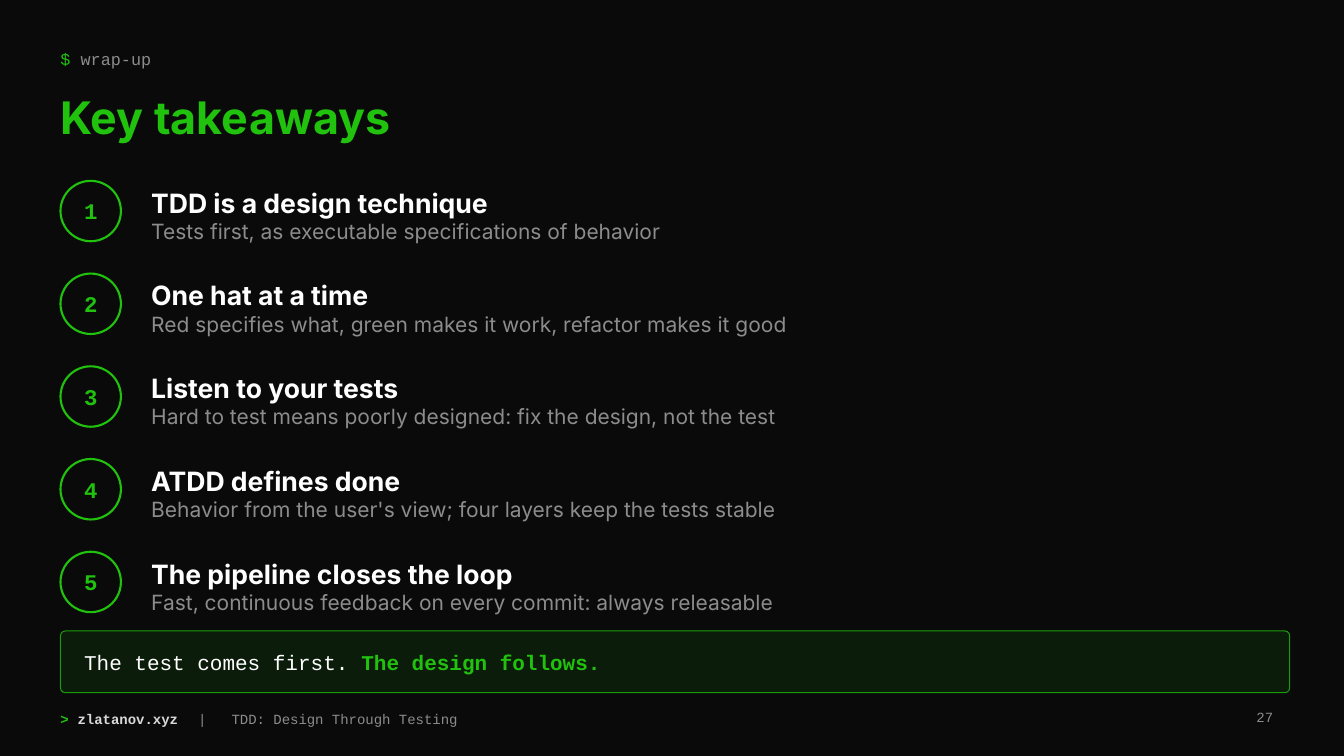
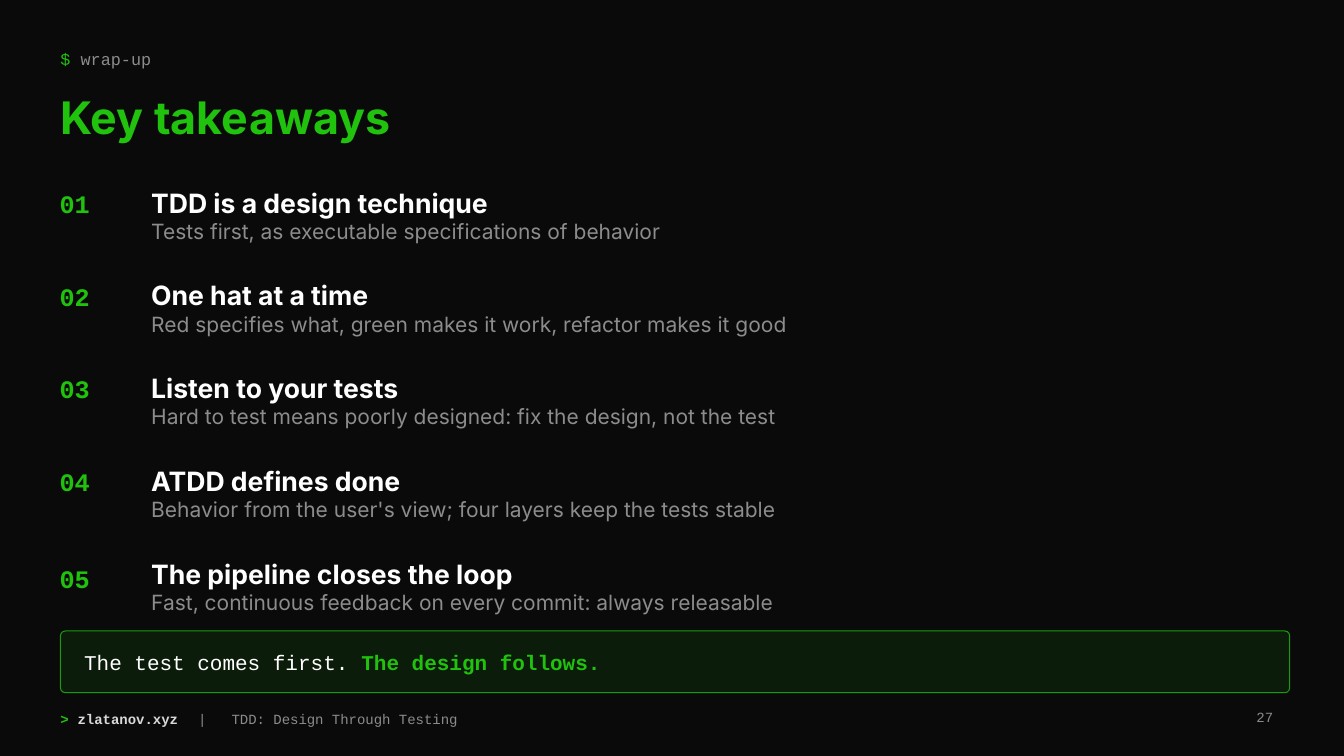
Before and after one commit to G2HJei/zlatanov.xyz, a slide deck: slide 27 of content/talks/tdd.odp. Drawn at 1344x756 pixels with LibreOffice and Linux fonts; fonts in the diff are those of the drawing; background and template pictures are left out. Boxes give left, top, right and bottom in pixels: in the first picture for what was removed or moved away, otherwise in the second. Text is boxed around its words. In the diff, an @@ line names an element or a change of style, - is before the commit and + after.

```diff
--- a/content/talks/tdd.odp
+++ b/content/talks/tdd.odp
@@ ellipse removed at [60, 180, 121, 241] @@
@@ text added at [60, 196, 90, 213], 18 pt, text #20C20E, bold @@
+01
@@ text removed at [84, 204, 97, 219] @@
-1
@@ ellipse removed at [60, 273, 121, 334] @@
@@ text added at [60, 289, 90, 306], 18 pt, text #20C20E, bold @@
+02
@@ text removed at [84, 297, 97, 312] @@
-2
@@ ellipse removed at [60, 366, 121, 426] @@
@@ text added at [60, 381, 90, 399], 18 pt, text #20C20E, bold @@
+03
@@ text removed at [84, 390, 97, 406] @@
-3
@@ ellipse removed at [60, 459, 121, 519] @@
@@ text added at [60, 474, 90, 491], 18 pt, text #20C20E, bold @@
+04
@@ text removed at [84, 483, 97, 498] @@
-4
@@ ellipse removed at [60, 552, 121, 612] @@
@@ text added at [60, 571, 90, 589], 18 pt, text #20C20E, bold @@
+05
@@ text removed at [84, 575, 97, 590] @@
-5
```
Also in this commit, not shown: 3 other slides changed, 10 other files.
